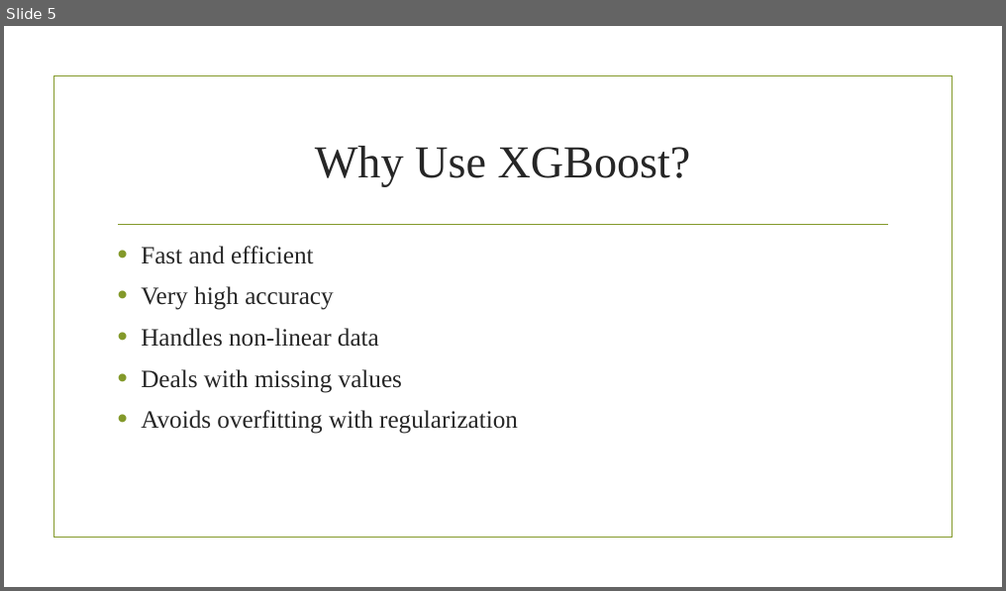
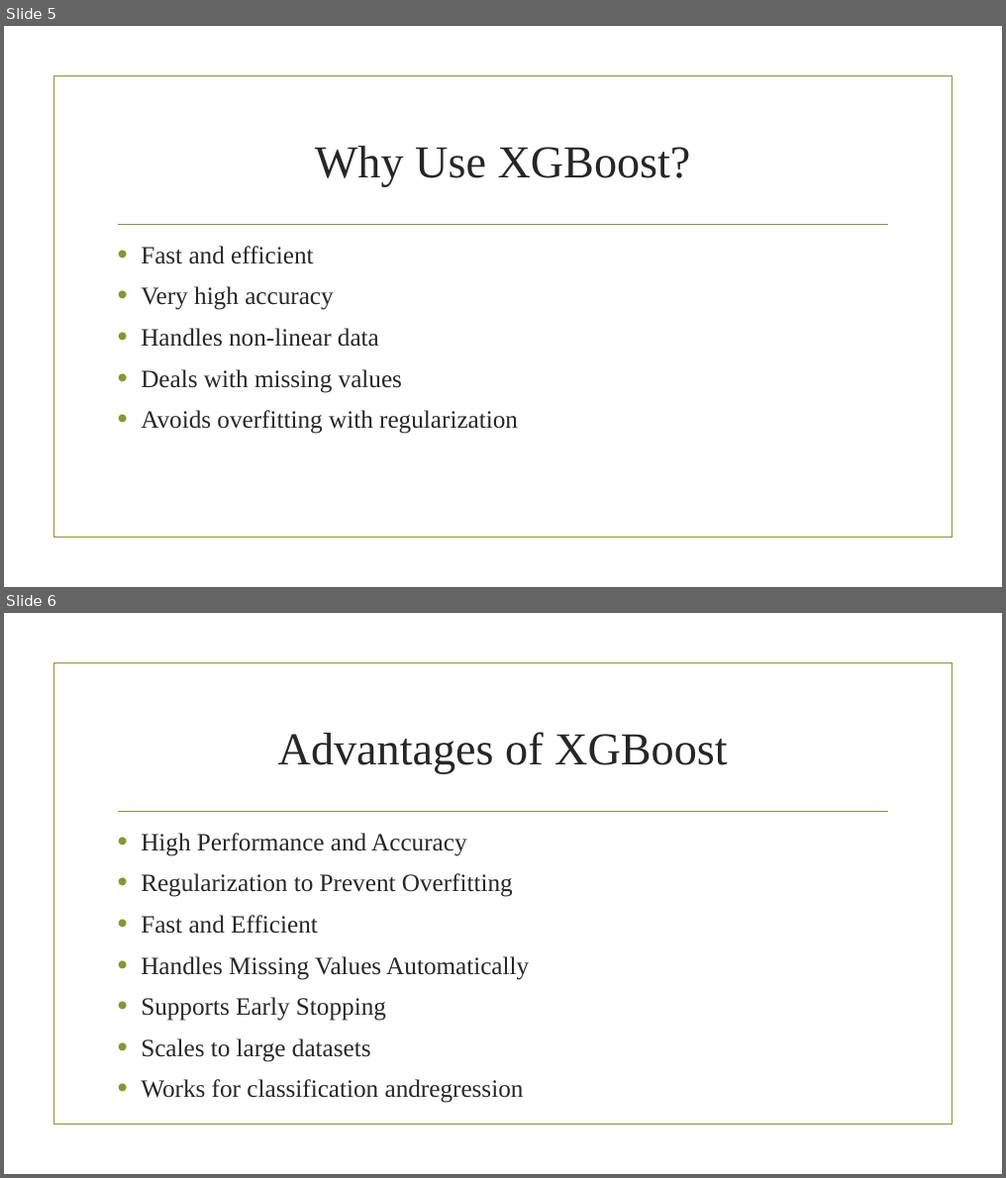
Before and after one commit to jeni0112/Machine-Learning, a slide deck: XGBoost Algorithm.pptx. Shown one above the other, each under a label of ours: slide 5 before the commit, slides 5 and 6 after it. The pictures are 1006x591 and 1006x1178 pixels, drawn with LibreOffice and Linux fonts; fonts in the diff are those of the drawing; background and template pictures are left out. Boxes give left, top, right and bottom in pixels: in the first picture for what was removed or moved away, otherwise in the second. Text is boxed around its words. In the diff, an @@ line names an element or a change of style, - is before the commit and + after.

```diff
--- a/XGBoost Algorithm.pptx
+++ b/XGBoost Algorithm.pptx
@@ slide 6 added at box(4, 613, 1002, 1174), background picture (left out); not listed: 2 template elements that a slide beside it also shows @@
@@ title added at box(278, 732, 727, 773), 44 pt, text #262626 @@
+Advantages of XGBoost
@@ text added at box(141, 833, 529, 1103), 24 pt, text #262626 @@
+• High Performance and Accuracy
+• Regularization to Prevent Overfitting
+• Fast and Efficient
+• Handles Missing Values Automatically
+• Supports Early Stopping
+• Scales to large datasets
+• Works for classification andregression
```
Also in this commit, not shown: 1 other file.
